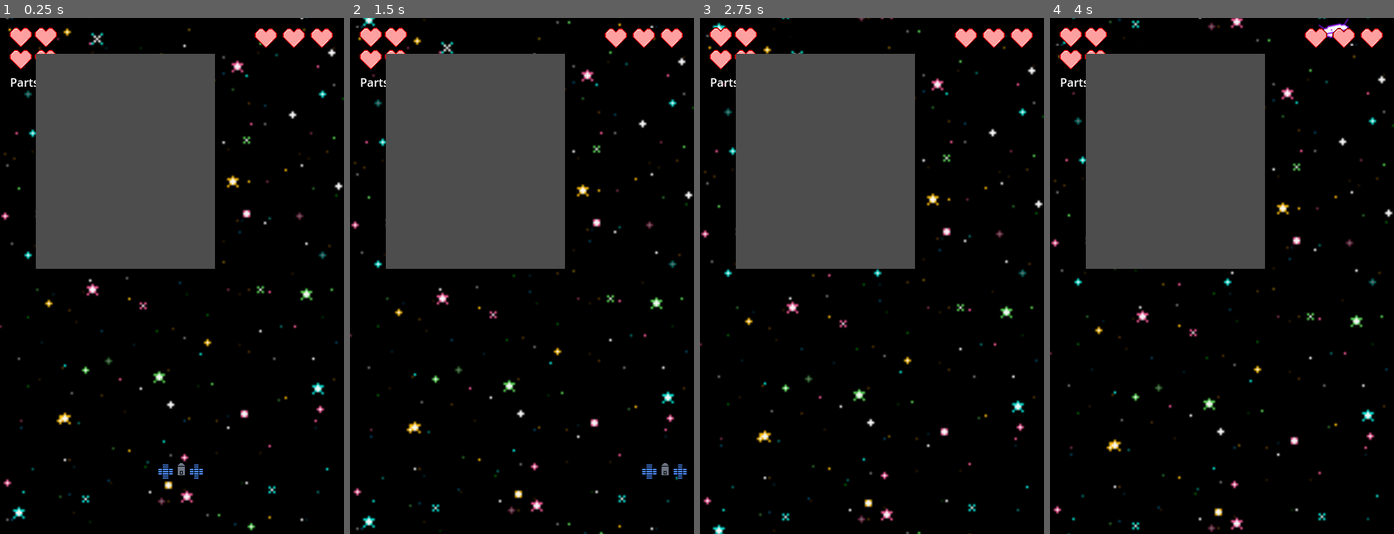
Above: before the commit, frames 1-4 (left to right).
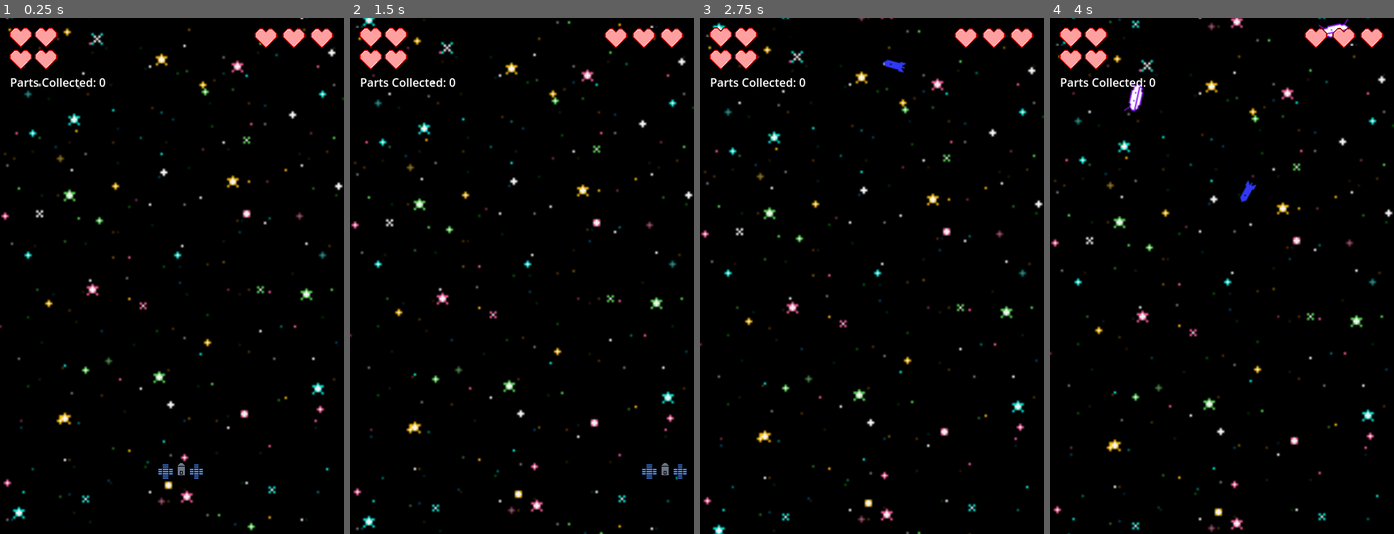
Above: after the commit, the same moments.

Repository: MissionToPsyche-Iridium/iridium_18b_ar_xr-asu
Game: Godot game, scene res://Game/world.tscn
Two runs of this game, one before a commit and one after it. Both use one fixed random seed, a clock stepped at 60 frames per second and the inputs below. The engine's default icon, where the game draws it, is replaced by a stand-in: a white triangle on a blue panel in a dark square.
Inputs:
- Up to frame 1 (0.25 s): no input
- Up to frame 2 (1.5 s): hold Right (move_right) 0.53-1.28 s; hold Left (move_left) from 1.28 s (still down)
- Up to frame 3 (2.75 s): release Left (move_left) at 2.03 s; hold Right (move_right) from 2.03 s (still down)
- Up to frame 4 (4 s): release Right (move_right) at 3.53 s; hold Left (move_left) from 3.53 s (still down)

The runs differ from the first frame. In frame 1, 22% of the frame differs, in the area x 10-63%, y 6-49%; in frame 2, 22%; in frame 3, 22%; in frame 4, 22%.

Commit message:
Revert "Update part sprites and endscreen"

Diff:
--- a/HUD/GravityButton.gd
+++ /dev/null
@@ -1,10 +0,0 @@
-extends TextureButton
-
-@onready var popup = $Popup
-@onready var lab = $Popup/Label
-func _on_pressed():
-	showPopup()
-
-func showPopup():
-	popup.show()
-	lab.text = "The Psyche science team will rely on the telecommunications system, primarily used to send commands to and receive data from the spacecraft, to conduct gravity science. By analyzing the X-band radio waves the spacecraft communicates with, scientists can measure how asteroid Psyche affects the spacecraft’s orbit. From that information, scientists can determine the asteroid’s rotation, mass, and gravity field, providing additional clues about the composition and structure of Psyche’s interior."
--- a/HUD/HUD.tscn
+++ b/HUD/HUD.tscn
@@ -1,14 +1,6 @@
-[gd_scene load_steps=11 format=3 uid="uid://b8ns7dtexd1rd"]
+[gd_scene load_steps=3 format=3 uid="uid://b8ns7dtexd1rd"]
 
 [ext_resource type="Texture2D" uid="uid://dnpuh8l4cu5y4" path="res://Live Heart.png" id="1_hy3a2"]
-[ext_resource type="Script" path="res://HUD/popupP.gd" id="3_8ko85"]
-[ext_resource type="Texture2D" uid="uid://pmj8hbfo10bf" path="res://bigImag.png" id="3_112go"]
-[ext_resource type="Texture2D" uid="uid://b13rbymnr28u0" path="res://bigGam.png" id="3_pxbea"]
-[ext_resource type="Script" path="res://HUD/popup.gd" id="4_d6vth"]
-[ext_resource type="Texture2D" uid="uid://dwxbilur8rjhc" path="res://newMag.png" id="4_kbs6q"]
-[ext_resource type="Texture2D" uid="uid://cwt1rrkhq1g7p" path="res://bigGrav.png" id="5_bxfkj"]
-[ext_resource type="Script" path="res://HUD/GravityButton.gd" id="7_38t2a"]
-[ext_resource type="Script" path="res://HUD/magneto.gd" id="9_2ls5q"]
 
 [sub_resource type="LabelSettings" id="LabelSettings_j8jc7"]
 font_size = 57
@@ -35,10 +27,10 @@
 text = "Parts Collected: 0"
 
 [node name="GameOver" type="Label" parent="."]
-offset_left = 125.0
-offset_top = 150.0
-offset_right = 225.0
-offset_bottom = 250.0
+offset_left = 53.0
+offset_top = 271.0
+offset_right = 436.0
+offset_bottom = 423.0
 label_settings = SubResource("LabelSettings_j8jc7")
 
 [node name="PartsOne" type="Sprite2D" parent="."]
@@ -56,106 +48,3 @@
 [node name="PartsFour" type="Sprite2D" parent="."]
 position = Vector2(64, 58)
 texture = ExtResource("1_hy3a2")
-
-[node name="TextureButton2" type="TextureButton" parent="."]
-visible = false
-anchors_preset = 1
-anchor_left = 1.0
-anchor_right = 1.0
-offset_left = -230.0
-offset_top = 250.0
-offset_right = -30.0
-offset_bottom = 404.0
-grow_horizontal = 0
-texture_normal = ExtResource("3_112go")
-script = ExtResource("3_8ko85")
-
-[node name="Popup" type="Popup" parent="TextureButton2"]
-auto_translate_mode = 1
-title = "Hello"
-position = Vector2i(50, 50)
-size = Vector2i(250, 300)
-visible = true
-
-[node name="Label" type="Label" parent="TextureButton2/Popup"]
-offset_left = 25.0
-offset_right = 225.0
-offset_bottom = 300.0
-horizontal_alignment = 1
-autowrap_mode = 2
-
-[node name="TextureButton" type="TextureButton" parent="."]
-visible = false
-offset_left = 50.0
-offset_top = 250.0
-offset_right = 250.0
-offset_bottom = 404.0
-action_mode = 0
-button_mask = 7
-texture_normal = ExtResource("3_pxbea")
-script = ExtResource("4_d6vth")
-
-[node name="Popup" type="Popup" parent="TextureButton"]
-auto_translate_mode = 1
-title = "Hello"
-position = Vector2i(50, 50)
-size = Vector2i(250, 300)
-visible = true
-
-[node name="Label" type="Label" parent="TextureButton/Popup"]
-offset_left = 25.0
-offset_right = 225.0
-offset_bottom = 300.0
-horizontal_alignment = 1
-autowrap_mode = 2
-
-[node name="TextureButton3" type="TextureButton" parent="."]
-visible = false
-offset_left = 25.0
-offset_top = 500.0
-offset_right = 225.0
-offset_bottom = 659.0
-texture_normal = ExtResource("5_bxfkj")
-script = ExtResource("7_38t2a")
-
-[node name="Popup" type="Popup" parent="TextureButton3"]
-auto_translate_mode = 1
-title = "Hello"
-position = Vector2i(50, 50)
-size = Vector2i(250, 300)
-visible = true
-
-[node name="Label" type="Label" parent="TextureButton3/Popup"]
-offset_left = 25.0
-offset_right = 225.0
-offset_bottom = 300.0
-horizontal_alignment = 1
-autowrap_mode = 2
-
-[node name="TextureButton4" type="TextureButton" parent="."]
-visible = false
-offset_left = 275.0
-offset_top = 500.0
-offset_right = 475.0
-offset_bottom = 702.0
-texture_normal = ExtResource("4_kbs6q")
-script = ExtResource("9_2ls5q")
-
-[node name="Popup" type="Popup" parent="TextureButton4"]
-auto_translate_mode = 1
-title = "Hello"
-position = Vector2i(50, 50)
-size = Vector2i(250, 300)
-visible = true
-
-[node name="Label" type="Label" parent="TextureButton4/Popup"]
-offset_left = 25.0
-offset_right = 225.0
-offset_bottom = 300.0
-horizontal_alignment = 1
-autowrap_mode = 2
-
-[connection signal="pressed" from="TextureButton2" to="TextureButton2" method="_on_pressed"]
-[connection signal="pressed" from="TextureButton" to="TextureButton" method="_on_pressed"]
-[connection signal="pressed" from="TextureButton3" to="TextureButton3" method="_on_pressed"]
-[connection signal="pressed" from="TextureButton4" to="TextureButton4" method="_on_pressed"]
--- a/HUD/magneto.gd
+++ /dev/null
@@ -1,10 +0,0 @@
-extends TextureButton
-
-@onready var popup = $Popup
-@onready var lab = $Popup/Label
-func _on_pressed():
-	showPopup()
-
-func showPopup():
-	popup.show()
-	lab.text = "The orbiter’s magnetometer will look for evidence of an ancient magnetic field at asteroid Psyche. Unlike Earth and other rocky planets that generate a magnetic field in their liquid metallic cores, small bodies like asteroids do not generate one because they are frozen. Confirmation of a remanent magnetic field at Psyche would be strong evidence that the asteroid formed from the core of a planetary body."
--- a/HUD/popup.gd
+++ /dev/null
@@ -1,13 +0,0 @@
-extends TextureButton
-
-@onready var popup = $Popup
-@onready var lab = $Popup/Label
-func _on_pressed():
-	showPopup()
-
-func showPopup():
-	popup.show()
-	lab.text = "The orbiter’s gamma-ray and neutron spectrometer will help scientists determine the chemical elements that make up the asteroid’s surface material.
-	As cosmic rays and high energy particles bombard the asteroid Psyche’s surface, the elements there absorb the energy.
-	In response, they emit neutrons and gamma rays of varying energy levels.
-	The spectrometer can detect these emissions, enabling scientists to match them to properties of known elements to determine what Psyche is made of."
--- a/HUD/popupP.gd
+++ /dev/null
@@ -1,12 +0,0 @@
-extends TextureButton
-
-@onready var popup = $Popup
-@onready var lab = $Popup/Label
-func _on_pressed():
-	showPopup()
-
-func showPopup():
-	popup.show()
-	lab.text = "Psyche’s multispectral imager consists of a pair of identical cameras equipped with filters and telescopic lenses to photograph the surface of the asteroid in different wavelengths of light.
-	 The cameras can take pictures in the part of the spectrum visible to the human eye, as well as in near-infrared wavelengths of light beyond what humans can see.
-"
--- a/Player/player.gd
+++ b/Player/player.gd
@@ -1,12 +1,9 @@
 extends CharacterBody2D
+
 @export var MAX_SPEED = 300
 @export var ACCELERATION = 500
 var lives = 3
 var deadHeart = preload("res://Dead Heart.png")
-var imager = preload("res://Imagero.png")
-var magneto = preload("res://magneto.png")
-var gamma = preload("res://gamma.png")
-var grav = preload("res://grav.png")
 var parts = 0
 var gameOver = false
 
@@ -50,11 +47,7 @@
 	lives -= 1
 	if lives == 0:
 		gameOver = true
-		get_parent().get_node("HUD").get_node("TextureButton").visible = true
-		get_parent().get_node("HUD").get_node("TextureButton2").visible = true
-		get_parent().get_node("HUD").get_node("TextureButton3").visible = true
-		get_parent().get_node("HUD").get_node("TextureButton4").visible = true
-		get_parent().get_node("HUD").get_node("GameOver").text = "You lost"
+		get_parent().get_node("HUD").get_node("GameOver").text = "Game Over!\nYou Lose :("
 		get_parent().get_node("HUD").get_node("GameOver").label_settings.font_color = Color(1, 0, 0, 1)
 		queue_free()
 
@@ -62,7 +55,6 @@
 	parts += 1
 	get_parent().get_node("HUD").get_node("PartsCount").text = "Parts Collected: " + str(parts)
 	if (area.partNum == 1):
-
 		get_parent().get_node("HUD").get_node("PartsOne").texture = gammaRayNeutrSpect
 	elif (area.partNum == 2):
 		get_parent().get_node("HUD").get_node("PartsTwo").texture = magnetometer
@@ -70,14 +62,9 @@
 		get_parent().get_node("HUD").get_node("PartsThree").texture = multSpectImage
 	else:
 		get_parent().get_node("HUD").get_node("PartsFour").texture = radioScience
-
 	if (parts >= 4):
 		gameOver = true
-		get_parent().get_node("HUD").get_node("TextureButton").visible = true
-		get_parent().get_node("HUD").get_node("TextureButton2").visible = true
-		get_parent().get_node("HUD").get_node("TextureButton3").visible = true
-		get_parent().get_node("HUD").get_node("TextureButton4").visible = true
-		get_parent().get_node("HUD").get_node("GameOver").text = "You win"
+		get_parent().get_node("HUD").get_node("GameOver").text = "Game Over!\nYou Win! :)"
 		get_parent().get_node("HUD").get_node("GameOver").label_settings.font_color = Color(0, 1, 0, 1)
 
 func _on_area_2d_area_entered(area: Area2D):
--- a/end_game.tscn
+++ /dev/null
@@ -1,21 +0,0 @@
-[gd_scene load_steps=2 format=3 uid="uid://bs533vk2d8t0"]
-
-[sub_resource type="LabelSettings" id="LabelSettings_vxila"]
-font_color = Color(0, 0.598276, 0.721097, 1)
-
-[node name="EndGame" type="CanvasLayer"]
-
-[node name="Control" type="Control" parent="."]
-layout_mode = 3
-anchors_preset = 0
-offset_right = 40.0
-offset_bottom = 40.0
-
-[node name="Label" type="Label" parent="."]
-offset_right = 40.0
-offset_bottom = 23.0
-text = "Congratulations !
-You Helped Psyche
-Reach It's Destination"
-label_settings = SubResource("LabelSettings_vxila")
-horizontal_alignment = 1
Binary file removed: Imagero.png
Not shown, removed: Imagero.png.import
Binary file removed: Screenshot 2025-03-19 140420.png
Not shown, removed: Screenshot 2025-03-19 140420.png.import
Binary file removed: Screenshot 2025-03-19 140438.png
Not shown, removed: Screenshot 2025-03-19 140438.png.import
Binary file removed: Screenshot 2025-03-19 140446.png
Not shown, removed: Screenshot 2025-03-19 140446.png.import
Binary file removed: antenna.png
Not shown, removed: antenna.png.import
Binary file removed: bigGam.png
Not shown, removed: bigGam.png.import
(and 31 more such lines)
